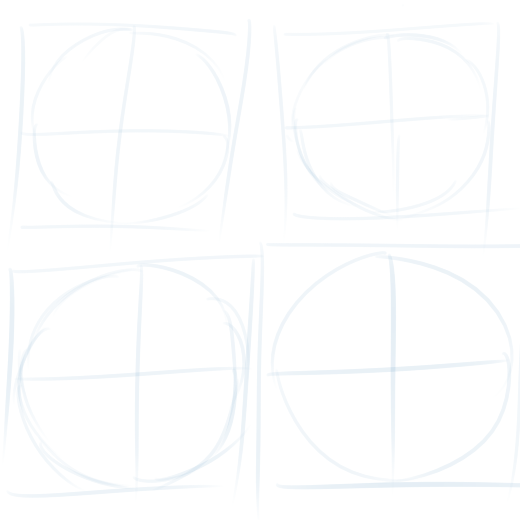
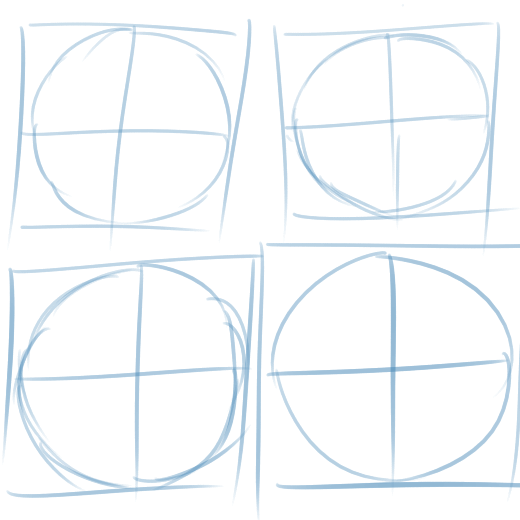
Layer changes from the first 520 x 520 image to the second:
added layer "Copy of Paint Layer 3 Merged" above "Paint Layer 6" over [2, 4, 520, 520]
